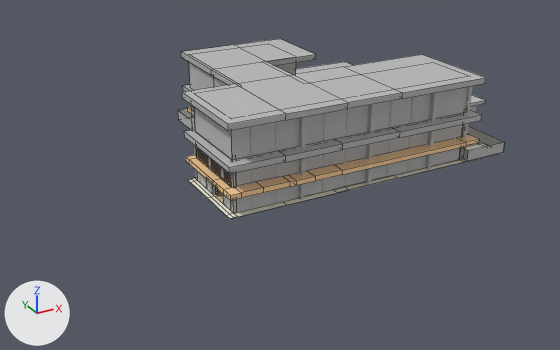
Two versions of the FBX model PPR301_Assessment1/Assets/Art/Models/Maps/IslandResort_MainLivingQuaters.fbx, one commit apart.
Both versions are drawn from a 50 mm lens placed at (-75.2, -152.1, 82.9), pointed at (25.2, 30.5, -8.4). Lighting does not change. The marker at lower left points along +X, +Y and +Z. Mesh edges are drawn as thin lines on the coarser meshes. Where no turn or scale is listed for an object, it has been applied to the vertices.
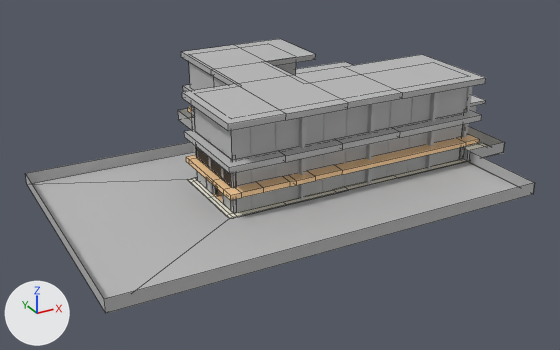
What differs and where, as boxes [x1, y1, x2, y2] in the pictures (560 x 350 px):
'polySurface30', added: after [25, 142, 535, 313]
    faces in mat_lambert1 (grey #bcbcbc): [32, 152, 518, 299]
    faces in mat_fencewood_mat (grey #bcbcbc): [25, 142, 535, 313]

Edits to the bpy script that builds the scene:
```text
Add me_mesh_354:
    me_mesh_354.from_pydata([(57.2, -10.2, 1.7), (57.2, -10.2, -1.6), (57.2, -35.1, 1.7), (57.2, -35.1, -1.6), (57.2, -35.1, -1.6), (57.2, -35.1, 1.7), (-57.2, -35.1, -1.6), (-57.2, -35.1, 1.7), (-57.2, 35.1, -1.6), (-57.2, 35.1, 1.7), (-2.2, 35.1, -1.6), (-2.2, 35.1, 1.7), (57.2, -9.5, -1.6), (-18.2, -9.5, -1.6), (-18.2, 17.3, -1.6), (-2.2, 17.3, -1.7)], [], [(1, 3, 2, 0), (5, 4, 6, 7), (7, 6, 8, 9), (9, 8, 10, 11), (6, 4, 12, 13), (8, 6, 13, 14), (10, 8, 14, 15)])
    for i in [4, 5, 6]: me_mesh_354.polygons[i].material_index = 1
    me_mesh_354.materials.append(mat_fencewood_mat)  # grey #bcbcbc
    me_mesh_354.materials.append(mat_lambert1)  # grey #bcbcbc
Add ob_polysurface30:
    ob_polysurface30 = bpy.data.objects.new('polySurface30', me_mesh_354)
    ob_polysurface30.location = (14.2, 12.3, -1.6)
```
